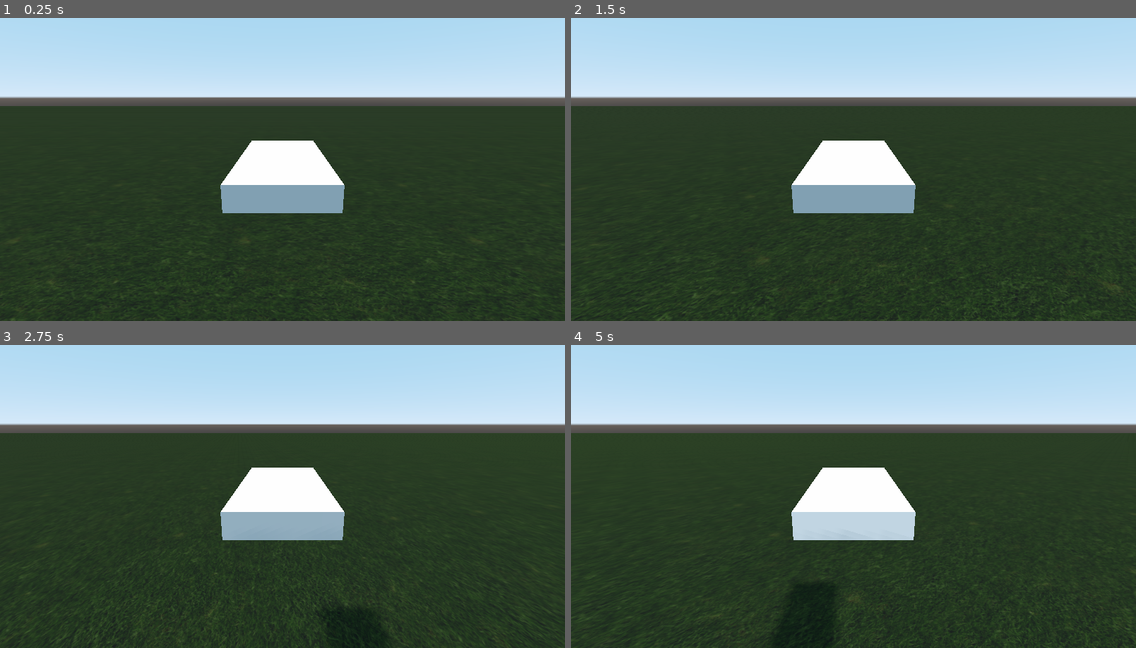
Above: before the commit, frames 1-4 (two rows, left to right).
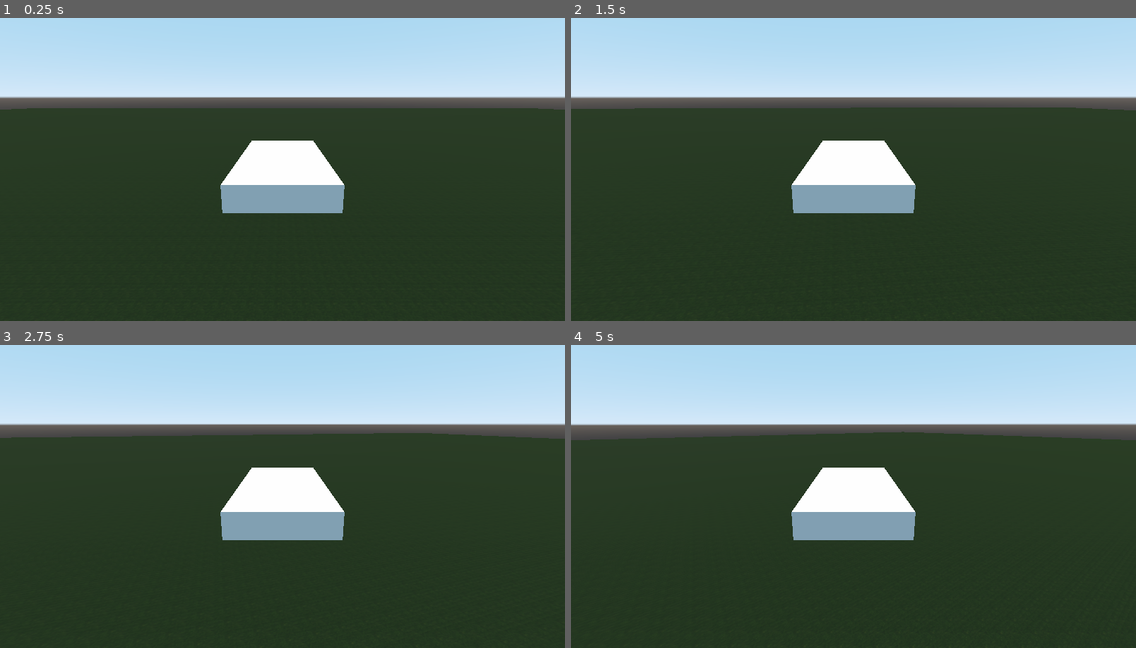
Above: after the commit, the same moments.

Repository: david-andrew/Mehve
Game: Godot game, scene res://Root.tscn
The game is run twice, just before and just after one commit, with the same random seed, the same clock (stepped at 60 frames per second) and the same inputs.
Inputs:
- Up to frame 1 (0.25 s): no input
- Up to frame 2 (1.5 s): tap Enter at 0.5 s; hold D 0.53-1.28 s; hold S from 1.28 s (still down)
- Up to frame 3 (2.75 s): release S at 2.03 s; hold D from 2.03 s (still down)
- Up to frame 4 (5 s): release D at 2.78 s; hold W 2.78-3.53 s; hold A from 3.53 s (still down)

The runs differ from the first frame. In frame 1, 0.8% of the frame differs, in the area x 0-100%, y 29-100%; in frame 2, 0.8%; in frame 3, 1.1%; in frame 4, 3.5%, in the area x 0-100%, y 26-100%.

Commit message:
push current progress on glider for remote work

Diff:
--- a/Aerodynamics/grob103.json
+++ b/Aerodynamics/grob103.json
@@ -1,6 +1,5 @@
 {
     "origin": [0, 0, 0],
-    "density": 390,
     "surfaces":
     [
         {
--- /dev/null
+++ b/Aerodynamics/test_glider.json
@@ -0,0 +1,38 @@
+{
+    "origin": [0, 0, 0],
+    "surfaces":
+    [
+        {
+            "root": [-10, 0, 0],
+            "span": [20, 0, 0],
+            "chord": [0, 0, 1.3],
+            "lift": true,
+            "mirror": false
+        },
+        {
+            "root": [-2, 1, -10],
+            "span": [4, 0, 0],
+            "chord": [0, 0, 0.8],
+            "lift": true,
+            "mirror": false
+        },
+        {
+            "root": [0, 0, -10],
+            "span": [0, 4, 0],
+            "chord": [0, 0, 2],
+            "lift": false,
+            "mirror": false
+        }
+    ],
+    "weights":
+    [
+        {
+            "root": [0, 0, 5],
+            "mass": 80
+        },
+        {
+            "root": [0, 0, 5],
+            "mass": 80
+        }
+    ]
+}
--- a/GliderRoot.gd
+++ b/GliderRoot.gd
@@ -1,15 +1,22 @@
 extends RigidBody
 
-
-
+#ALL UNITS ARE S.I. KILOGRAMS-METERS-SECONDS STAMDARD
 
 const DISABLE_GRAVITY = true
 
 #TODO->look into converting these to const (for now requires godot source modification...)
-export var MAX_THRUST = 1
+export var MAX_THRUST = 1000#10
 export var MIN_THRUST = 0
 
 export var aero_model_file = 'grob103.json'
+
+export var WING_THICKNESS = 0.05 #meters
+export var WING_DENSITY = 300 #kilograms / meter^3
+
+const AIR_DENSITY = 1.225 #kg / meter^3
+const Cd = 0.04 		#drag coefficient (wikipedia for streamlined body)
+const Cl = 70 * Cd		#coefficient of lift (lift to drag ratio is 70)
+const Cb = 2 			#blunt surface drag coefficient
 
 
 #forces applied to the craft
@@ -17,29 +24,47 @@
 var pitch = 0
 var roll = 0
 var yaw = 0
-export var TORQUE_APPLY = 0.5
-
-export var THRUST_DELTA = 0.1
-
-
+export var TORQUE_APPLY = 50#0.5
+export var THRUST_DELTA = 10#0.1
+
+var origin = null
+var density = null
+var surfaces: Array = [] #array of surface nodes
+#var weights = [] #array of weight nodes
+
+
+
+var CoM: Vector3
+#var Ix: float
+#var Iy: float
+#var Iz: float
+
+
+class Surface:
+	var lifting: bool
+	var transform: Transform
+	var span: float
+	var chord: float
+	var mass: float
+	var mirrored: bool
 
 # Called when the node enters the scene tree for the first time.
 func _ready():
 	construct_aerodynamics()
 
-#	self.add_central_force(direction * get_dynamic_force())
-#	self.set_linear_velocity(Vector3(0, 1, 0.3))
-
 	#disable gravity scale for debug
 	if DISABLE_GRAVITY:
 		self.gravity_scale = 0
 
 
-#
-## Called every frame. 'delta' is the elapsed time since the previous frame.
-func _process(delta):
+
+# Called every frame. 'delta' is the elapsed time since the previous frame.
+func _physics_process(delta):
 	self.add_central_force(get_control_force())
 	self.add_torque(get_control_torque())
+	for surface in surfaces:
+		self.apply_aerodynamics_forces(surface)
+
 
 
 func _input(event):
@@ -59,27 +84,17 @@
 	#because not enough actions for 8-DoF, using raw keypresses
 	if event is InputEventKey:
 		match event.scancode:
-			KEY_W:
-				change_thrust(THRUST_DELTA)
-			KEY_A:
-				yaw = TORQUE_APPLY if event.pressed else 0
-			KEY_S:
-				change_thrust(-THRUST_DELTA)
-			KEY_D:
-				yaw = -TORQUE_APPLY if event.pressed else 0
-			KEY_UP:
-				pitch = TORQUE_APPLY if event.pressed else 0
-			KEY_DOWN:
-				pitch = -TORQUE_APPLY if event.pressed else 0
-			KEY_LEFT:
-				roll = -TORQUE_APPLY if event.pressed else 0
-			KEY_RIGHT:
-				roll = TORQUE_APPLY if event.pressed else 0
-
-
+			KEY_W: change_thrust(THRUST_DELTA)
+			KEY_S: change_thrust(-THRUST_DELTA)
+			KEY_A: yaw = TORQUE_APPLY if event.pressed else 0
+			KEY_D: yaw = -TORQUE_APPLY if event.pressed else 0
+			KEY_UP: pitch = TORQUE_APPLY if event.pressed else 0
+			KEY_DOWN: pitch = -TORQUE_APPLY if event.pressed else 0
+			KEY_LEFT: roll = -TORQUE_APPLY if event.pressed else 0
+			KEY_RIGHT: roll = TORQUE_APPLY if event.pressed else 0
 
 #	if event is InputEventKey:
-#		print("state: thrust=%f," % thrust)
+		print("state: thrust=%f," % thrust)
 #
 
 func change_thrust(delta):
@@ -94,25 +109,59 @@
 func get_control_torque():
 	var local_torque = Vector3(pitch, yaw, roll)
 	var torque = self.global_transform.basis.xform(local_torque)
-#	print('torque: ' + String(torque))
+	print('torque: ' + String(torque))
 	return torque
 
-#func get_dynamic_force():
-#	var force = Vector3(0,0,0)
-##	for f in dynamic_forces:
-##		force += f
-#	force += compute_thrust()
-#	print(force)
-#	return force
-
-
-
-
-func compute_drag():
-	#todo->return a drag vector to apply to the rigidbody
-	pass
-
-
+
+func apply_aerodynamics_forces(surface: Surface):
+
+	#transform the frame to global coordinate space
+	var basis_x = transform.basis.xform(surface.transform.basis.x)
+	var basis_y = transform.basis.xform(surface.transform.basis.y)
+	var basis_z = transform.basis.xform(surface.transform.basis.z)
+	var origin = transform.basis.xform(surface.transform.origin)
+	var wing_area = surface.chord * surface.span
+	var force = get_surface_force(basis_x, basis_y, basis_z, origin, wing_area, surface.lifting)
+	add_force(force, origin)
+
+	if surface.mirrored:
+		#convert the force and location back to local coordinates
+		force = transform.basis.xform_inv(force)
+		origin = surface.transform.origin
+
+		#mirror over the YZ plane
+		force.x *= -1
+		origin.x *= -1
+
+		#convert back to global coordinates
+		force = transform.basis.xform(force)
+		origin = transform.basis.xform(origin)
+
+		#apply mirrored force
+		add_force(force, origin)
+
+func get_surface_force(basis_x:Vector3, basis_y:Vector3, basis_z:Vector3, origin:Vector3, wing_area:float, lifting:bool):
+	var air_velocity = -(linear_velocity + angular_velocity.cross(origin))
+	var air_velocity_x = air_velocity.dot(basis_x)
+	var air_velocity_y = air_velocity.dot(basis_y)
+	var air_velocity_z = air_velocity.dot(basis_z)
+
+	#absolute magnitudes of aerodynamics forces
+	var lift = 0 if not lifting else 1/2 * AIR_DENSITY * air_velocity_z * air_velocity_z * wing_area * Cl
+	var drag_z = 0.5 * AIR_DENSITY * air_velocity_z * air_velocity_z * wing_area * Cd
+	var drag_x = 0.5 * AIR_DENSITY * air_velocity_x * air_velocity_x * wing_area * Cd
+	var drag_y = 0.5 * AIR_DENSITY * air_velocity_y * air_velocity_y * wing_area * Cb
+
+#	if air_velocity.length() > 10:
+#		pass
+
+	#add forces to the center of the wing
+	var force = Vector3(0, 0, 0)
+	force += lift * basis_y
+	force += sign(air_velocity_z) * drag_z * basis_z
+	force += sign(air_velocity_x) * drag_x * basis_x
+	force += sign(air_velocity_y) * drag_y * basis_y
+	return force
 
 func load_aerodynamics():
 	#read in the json file with the aerodynamics model
@@ -124,17 +173,96 @@
 func construct_aerodynamics():
 	var model = load_aerodynamics()
 
-
-	var origin = array_to_vector3(model['origin'])
-	var density = model['density']
-	for surface in model['surfaces']:
-		print(surface)
+	origin = array_to_vector3(model['origin'])
+
+	#compute the center of mass based on all masses (and eventually wings
+	mass = 1 # kilograms. start with an initial mass since not allowed to be zero
+	CoM = Vector3(0, 0, 0)
+	var Ix = 0
+	var Iy = 0
+	var Iz = 0
+
 	for weight in model['weights']:
-		print(weight)
-
-
-	#use the loaded aerodynamics model to construct the variables and physics objects for
-	pass
-
+		var m = weight['mass']
+		var r = array_to_vector3(weight['root'])
+		mass += m
+		CoM += m * r
+		Ix += (r.y * r.y + r.z * r.z) * m
+		Iy += (r.x * r.x + r.z * r.z) * m
+		Iz += (r.x * r.x + r.y * r.y) * m
+
+	for surface_json in model['surfaces']:
+		var surface := build_surface(surface_json)
+		surfaces.append(surface)
+		var m = surface.mass
+		var r = surface.transform.origin
+		mass += m
+		CoM += m * r
+		Ix += (r.y * r.y + r.z * r.z) * m
+		Iy += (r.x * r.x + r.z * r.z) * m
+		Iz += (r.x * r.x + r.y * r.y) * m
+
+		if surface.mirrored:
+			mass += m
+			r.x *= -1
+			CoM += m * r
+			Ix += (r.y * r.y + r.z * r.z) * m
+			Iy += (r.x * r.x + r.z * r.z) * m
+			Iz += (r.x * r.x + r.y * r.y) * m
+
+
+	mass -= 1 #remove the initial mass that was added
+	CoM /= mass #get the actual CoM position by dividing out all the accumulated mass terms
+
+	#Adjust moment of inertia based on CoM, using parallel axis theorem
+	Ix += (CoM.y * CoM.y + CoM.z * CoM.z) * mass
+	Iy += (CoM.x * CoM.x + CoM.z * CoM.z) * mass
+	Iz += (CoM.x * CoM.x + CoM.y * CoM.y) * mass
+
+
+	#ajsut all surface origins so that they are relative to the CoM
+	for surface in surfaces:
+		surface.transform.origin -= CoM
+
+	#set the shape's dimensions based on the required moment of inertia
+	var collision_shape = self.get_node("CollisionShape")
+	var x = sqrt(mass / 12 * (-Ix + Iy + Iz))
+	var y = sqrt(mass / 12 * (+Ix - Iy + Iz))
+	var z = sqrt(mass / 12 * (+Ix + Iy - Iz))
+#	var shape: BoxShape = collision_shape.shape
+#	shape.set_extents(Vector3(x, y, z))
+
+	#optional adjust shape of visual object
+#	var mesh = self.get_node("MeshInstance")
+#	mesh.mesh.shape.set_extents(2 * Vector3(x, y, z))
+
+
+func build_surface(surface_json) -> Surface:
+	#use the json specificiation to build a node containing the surface, to add to the model
+	var span_vector = array_to_vector3(surface_json['span'])
+	var root_vector = array_to_vector3(surface_json['root'])
+	var chord_vector = array_to_vector3(surface_json['chord'])
+
+	#create the surface object for holding the wing
+	var surface = Surface.new()
+
+	#construct the transform representing the origin frame of the wing
+	#TODO-> CURRENTLY THIS ASSUMES THAT THE SPAN VECTOR IS IN THE SAME DIRECTION AS THE X VECTOR.... OTHERWISE WILL PRODUCE WING THAT IS UPSIDE DOWN!
+	var perp_chord_vector = chord_vector - span_vector.dot(chord_vector) / span_vector.length_squared() * span_vector
+	surface.transform.basis = Basis(span_vector.normalized(), span_vector.cross(perp_chord_vector).normalized(), perp_chord_vector.normalized()) #TODO->check if these all need to be normalized first...
+	surface.transform.origin = span_vector / 2
+
+	#set the rest of the parameters for the wing
+	surface.span = span_vector.length()
+	surface.chord = (chord_vector - span_vector.dot(chord_vector) / span_vector.length() * span_vector).length()
+	surface.mass = surface.span * surface.chord * WING_THICKNESS * WING_DENSITY
+	surface.lifting = surface_json['lift']
+	surface.mirrored = surface_json['mirror']
+
+	return surface
+
+
+
+#Helper function to convert an array of length 3 to a Vector3
 func array_to_vector3(arr):
 	return Vector3(arr[0], arr[1], arr[2])
--- a/Root.tscn
+++ b/Root.tscn
@@ -4,11 +4,11 @@
 [ext_resource path="res://default_env.tres" type="Environment" id=2]
 [ext_resource path="res://textures/grass.jpg" type="Texture" id=3]
 
-[sub_resource type="BoxShape" id=1]
+[sub_resource type="CubeMesh" id=1]
+size = Vector3( 1, 0.25, 2 )
+
+[sub_resource type="BoxShape" id=2]
 extents = Vector3( 0.5, 0.125, 1 )
-
-[sub_resource type="CubeMesh" id=2]
-size = Vector3( 1, 0.25, 2 )
 
 [sub_resource type="BoxShape" id=3]
 extents = Vector3( 1000, 1, 1000 )
@@ -27,21 +27,21 @@
 [node name="GliderRoot" type="RigidBody" parent="."]
 script = ExtResource( 1 )
 
-[node name="CollisionShape" type="CollisionShape" parent="GliderRoot"]
-transform = Transform( 1, 0, 0, 0, 1, 0, 0, 0, 1, -0.00137043, -0.00268197, 0.000449419 )
-shape = SubResource( 1 )
-
 [node name="MeshInstance" type="MeshInstance" parent="GliderRoot"]
-mesh = SubResource( 2 )
+mesh = SubResource( 1 )
 material/0 = null
 
 [node name="Camera" type="Camera" parent="GliderRoot"]
 transform = Transform( -1, 0, -8.74228e-08, -2.12044e-08, 0.970139, 0.24255, 8.48122e-08, 0.24255, -0.970139, 0, 0.81349, -2.78791 )
 environment = ExtResource( 2 )
 current = true
+far = 2720.0
+
+[node name="CollisionShape" type="CollisionShape" parent="GliderRoot"]
+shape = SubResource( 2 )
 
 [node name="Ground" type="StaticBody" parent="."]
-transform = Transform( 1, 0, 0, 0, 1, 0, 0, 0, 1, 0, -3.80806, 0 )
+transform = Transform( 1, 0, 0, 0, 1, 0, 0, 0, 1, 0, -43.2288, 0 )
 
 [node name="CollisionShape" type="CollisionShape" parent="Ground"]
 shape = SubResource( 3 )
@@ -53,3 +53,7 @@
 [node name="DirectionalLight" type="DirectionalLight" parent="."]
 transform = Transform( 1, 0, 0, 0, 0.42736, 0.904082, 0, -0.904082, 0.42736, 0, 4.27472, 0 )
 shadow_enabled = true
+
+[node name="Camera2" type="Camera" parent="."]
+transform = Transform( -1, -1.77636e-14, -8.74227e-08, -2.12044e-08, 0.970139, 0.24255, 8.48122e-08, 0.24255, -0.970139, 0, 0.81349, -5.11435 )
+environment = ExtResource( 2 )
